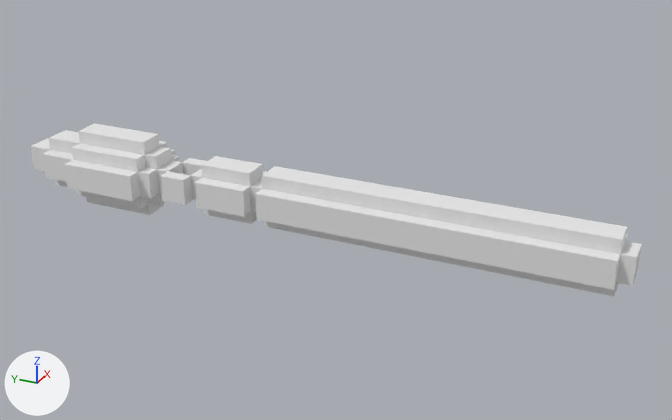
Before and after pictures for a commit that changed the OBJ model DirectXGame/Assets/Model/Weapon/Spear/Spear.obj.
One viewpoint serves both versions: a 50 mm lens placed at (-5.49, -2.7, 3.23), pointed at (0.08, -0.2, 0.45). Every picture has the same lights, and +X, +Y and +Z are marked at lower left. The first picture is the older version. Where no turn or scale is listed for an object, it has been applied to the vertices.

Objects in the first picture: 'Untitled'.
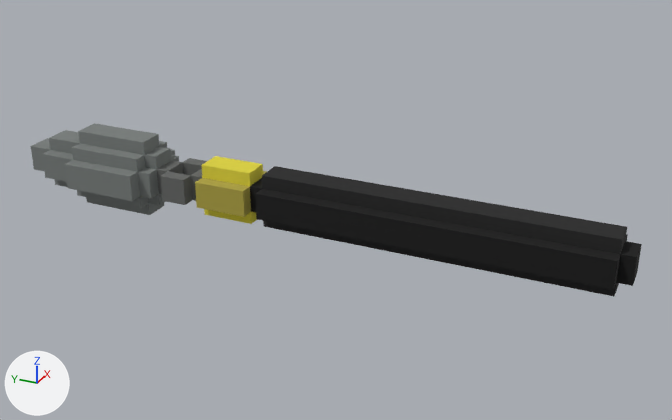
The newer file is also rescaled (x2.0), turned or shifted as a whole; pictures and numbers use the older file's frame.

What differs and where, as boxes (x1, y1, x2, y2) in the pictures (672 x 420 px):
'Untitled', recoloured (white to grey)
    both: (31, 123, 642, 297)

What the commit changed:
Picture 'Spear.png' (img_spear_png) is new.
Material 'palette.026' (mat_palette_026) is new.
Its texture is img_spear_png.
Its roughness is 1.0.
me_untitled has 144 vertices, 288 faces and spans x -0.3..0.3, y -2.3..2.4, z 0.2..0.8.
me_untitled no longer uses material mat_palette (white #e7e7e7).
me_untitled gains material mat_palette_026 (picture img_spear_png).
